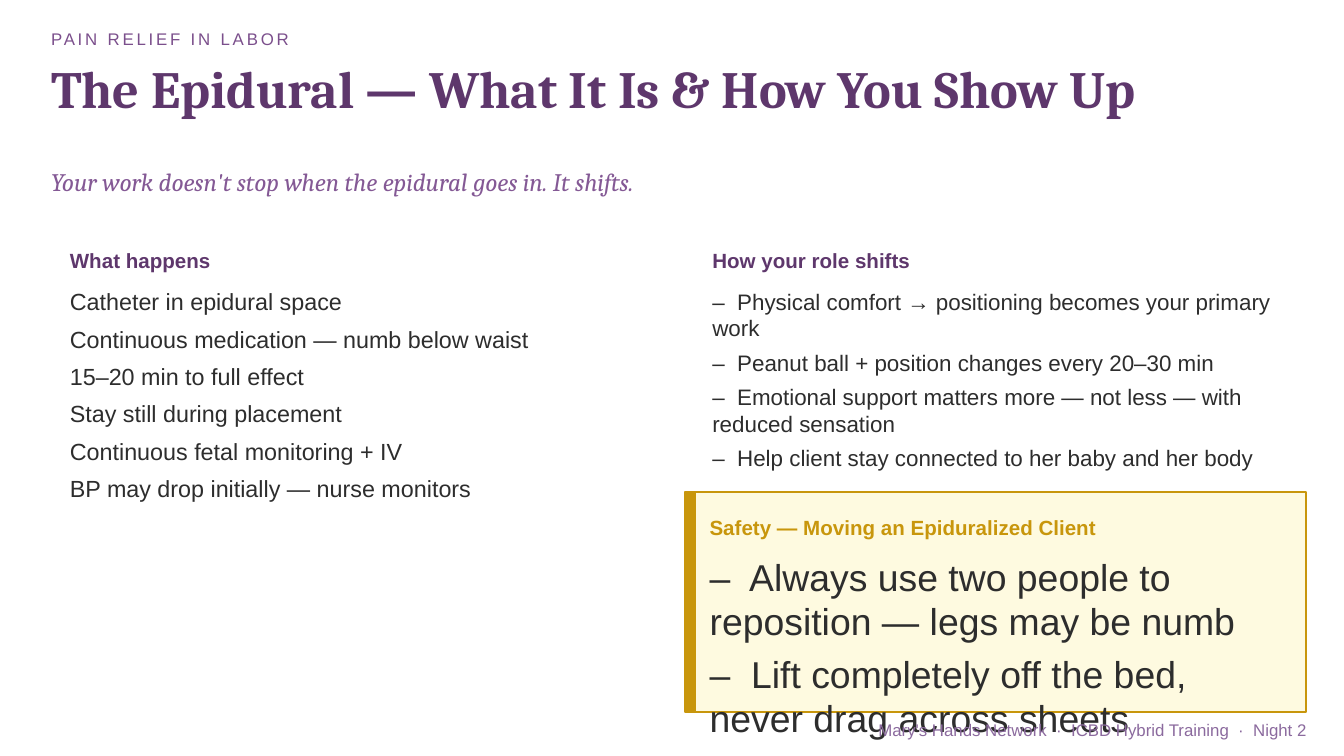
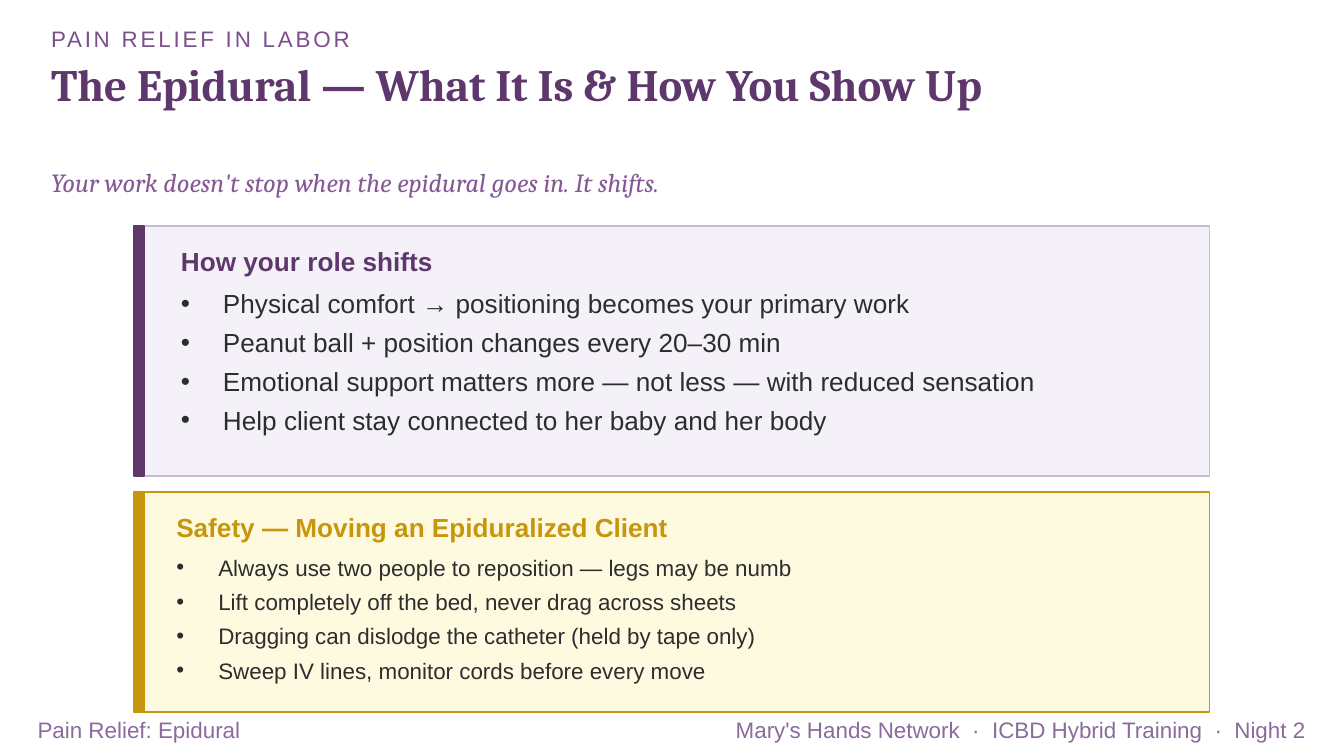
Before and after one commit to maryshandsnetwork-ai/MHNWebsiteTest, a slide deck: slide 47 of assets/training/mhn-icbd-night-2.pptx (slide 34 before the commit). Drawn at 1344x756 pixels with LibreOffice and Linux fonts; fonts in the diff are those of the drawing. Boxes give left, top, right and bottom in pixels: in the first picture for what was removed or moved away, otherwise in the second. Text is boxed around its words. In the diff, an @@ line names an element or a change of style, - is before the commit and + after.

```diff
--- a/assets/training/mhn-icbd-night-2.pptx
+++ b/assets/training/mhn-icbd-night-2.pptx
@@ text "PAIN RELIEF IN LABOR" at bbox=[544, 175, 570, 192]: size 9 to 12 pt @@
@@ text "The Epidural — What It ..." at bbox=[51, 70, 982, 111]: size 28 to 24 pt @@
@@ text "Your work doesn't stop when ..." at bbox=[51, 174, 659, 198]: size 13.5 to 14 pt @@
@@ rectangle added at bbox=[134, 226, 1210, 476], fill #F5F1F8, outline #C9B8D8 1 pt @@
@@ rectangle added at bbox=[134, 226, 144, 476], fill #5E376C, outline #5E376C 1 pt @@
@@ text removed at bbox=[70, 253, 210, 273] @@
-What happens
@@ text "How your role shifts" at bbox=[181, 252, 433, 277]: size 11 to 14 pt @@
@@ text "How your role shifts": place and size @@
-text "How your role shifts" at bbox=[712, 253, 910, 273]
+text "How your role shifts" at bbox=[181, 252, 433, 277]
@@ text removed at bbox=[70, 293, 528, 502] @@
-Catheter in epidural space
-Continuous medication — numb below waist
-15–20 min to full effect
-Stay still during placement
-Continuous fetal monitoring + IV
-BP may drop initially — nurse monitors
@@ text at bbox=[223, 294, 1034, 436]: text changed; size 12 to 14 pt @@
-– Physical comfort → positioning becomes your primary work
-– Peanut ball + position changes every 20–30 min
-– Emotional support matters more — not less — with reduced sensation
-– Help client stay connected to her baby and her body
+• Physical comfort → positioning becomes your primary work
+• Peanut ball + position changes every 20–30 min
+• Emotional support matters more — not less — with reduced sensation
+• Help client stay connected to her baby and her body
@@ rectangle: place and size @@
-rectangle at bbox=[685, 492, 1306, 712]
+rectangle at bbox=[134, 492, 1210, 712]
@@ rectangle: place and size @@
-rectangle at bbox=[685, 492, 695, 712]
+rectangle at bbox=[134, 492, 144, 712]
@@ text "Safety — Moving an Epiduralized ...": place and size @@
-text "Safety — Moving an Epiduralized ..." at bbox=[710, 520, 1096, 539]
+text "Safety — Moving an Epiduralized ..." at bbox=[176, 518, 668, 543]
@@ text "Safety — Moving an Epiduralized ..." at bbox=[176, 518, 668, 543]: size 11 to 14 pt @@
@@ text at bbox=[218, 559, 791, 684]: text changed; size 20 to 12 pt @@
-– Always use two people to reposition — legs may be numb
-– Lift completely off the bed, never drag across sheets
-– Dragging can dislodge the catheter (held by tape only)
-– Sweep IV lines, monitor cords before every move
+• Always use two people to reposition — legs may be numb
+• Lift completely off the bed, never drag across sheets
+• Dragging can dislodge the catheter (held by tape only)
+• Sweep IV lines, monitor cords before every move
@@ text "Mary's Hands Network · ICBD ..." at bbox=[736, 722, 1305, 743]: size 9 to 12 pt @@
@@ text added at bbox=[38, 722, 240, 743], 12 pt, text #8B6A9E @@
+Pain Relief: Epidural
```
Also in this commit, not shown: 53 other slides changed, 21 slides added, 1 other file.
